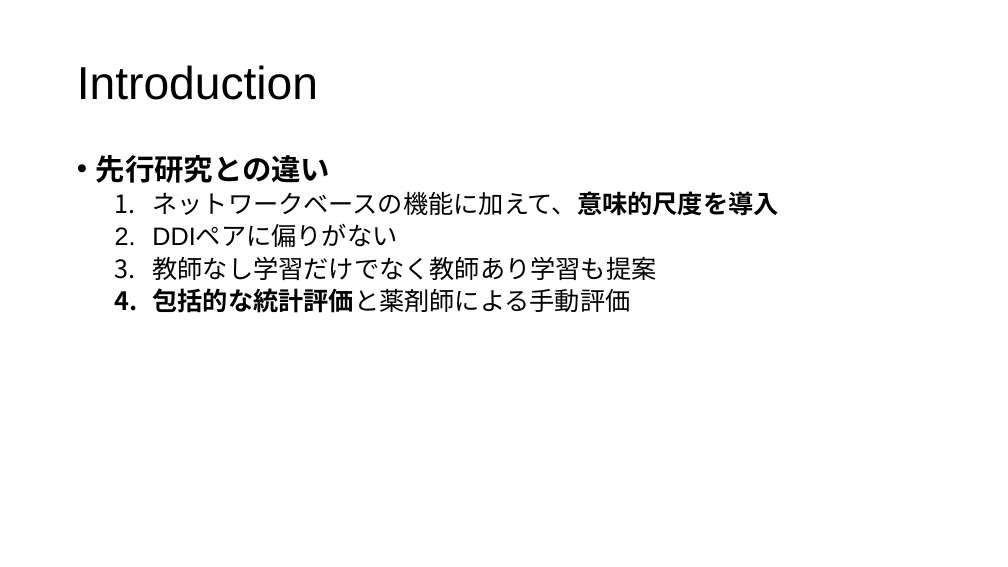
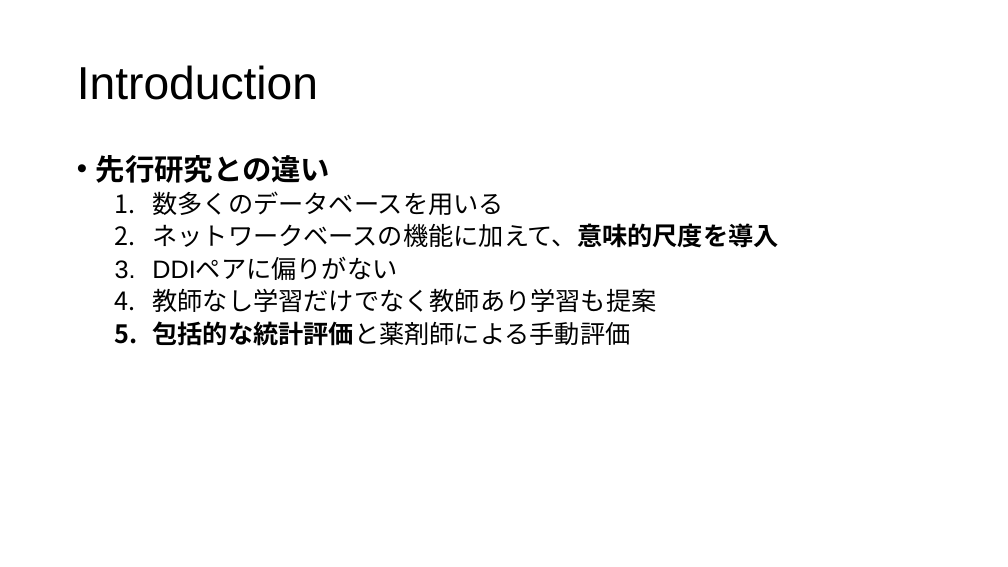
Before and after one commit to tsutarou10/variousFile, a slide deck: slide 15 of Predicting potential drug-drug interactions on topological and semantic similarity features using statistical learning.pptx. Drawn at 1008x567 pixels with LibreOffice and Linux fonts; fonts in the diff are those of the drawing. Boxes give left, top, right and bottom in pixels: in the first picture for what was removed or moved away, otherwise in the second. Text is boxed around its words. In the diff, an @@ line names an element or a change of style, - is before the commit and + after.

```diff
--- a/Predicting potential drug-drug interactions on topological and semantic similarity features using statistical learning.pptx
+++ b/Predicting potential drug-drug interactions on topological and semantic similarity features using statistical learning.pptx
@@ text at [152, 191, 504, 215]: paragraph added @@
+  1. 数多くのデータベースを用いる
```
Also in this commit, not shown: 12 other slides changed, 2 slides added.
